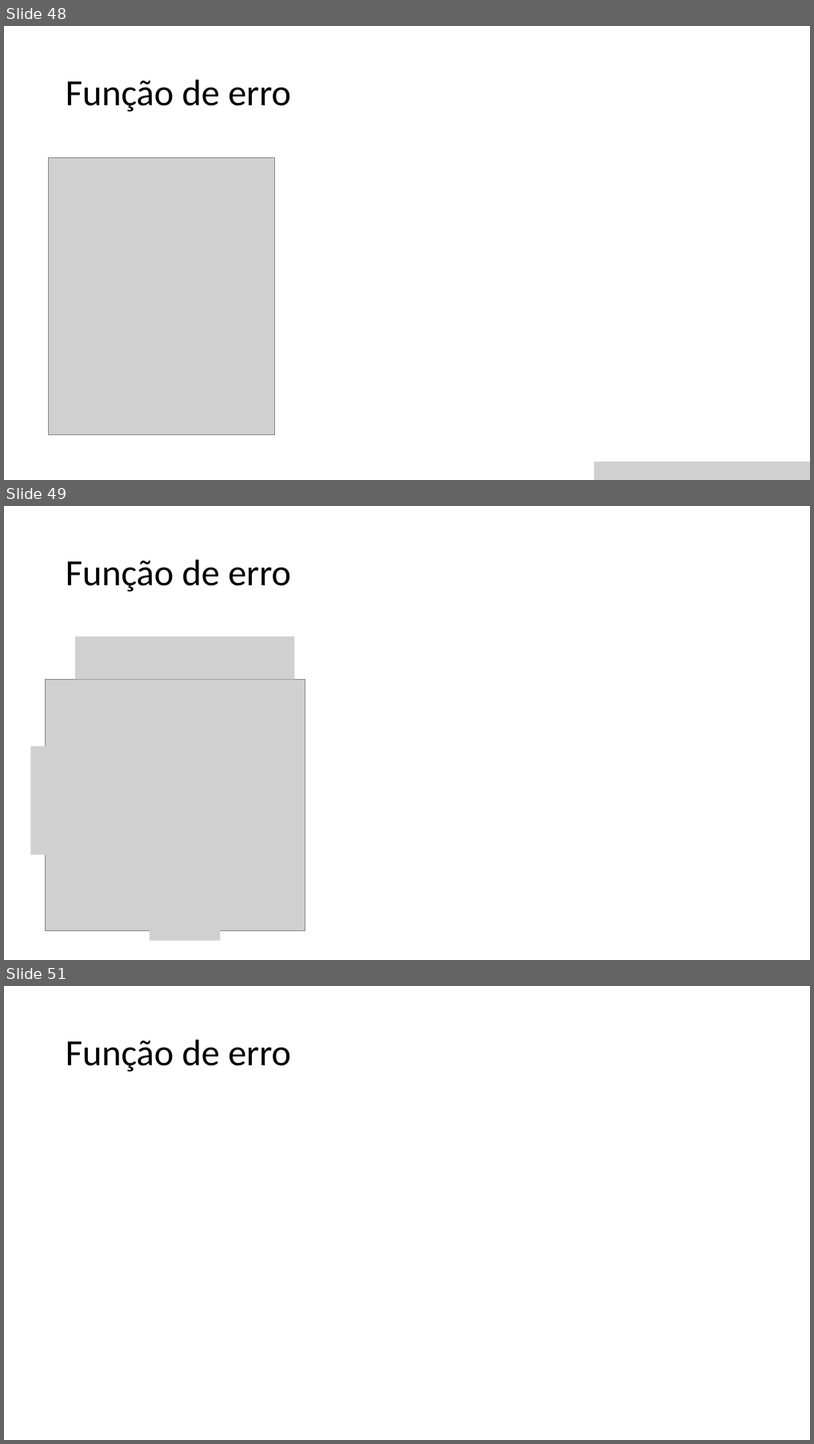
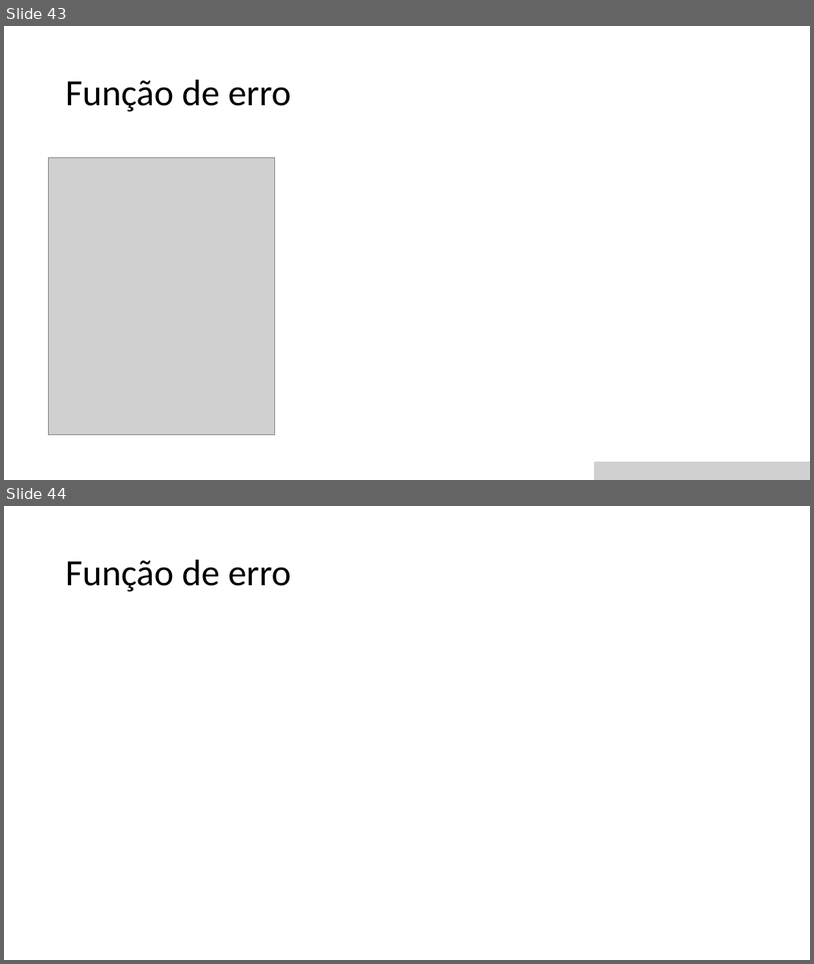
Before and after one commit to zz4fap/c24_inteligencia_artificial, a slide deck: slides/C24_Classificação.pptx. Shown one above the other, each under a label of ours: slides 48, 49 and 51 before the commit, slides 43 and 44 after it; the slides between them are not shown. The pictures are 814x1444 and 814x964 pixels, drawn with LibreOffice and Linux fonts; fonts in the diff are those of the drawing; grey boxes stand for pictures. Boxes give left, top, right and bottom in pixels: in the first picture for what was removed or moved away, otherwise in the second. Text is boxed around its words. In the diff, an @@ line names an element or a change of style, - is before the commit and + after.

```diff
--- a/slides/C24_Classificação.pptx
+++ b/slides/C24_Classificação.pptx
@@ slide 49 removed at [4,506,810,960], background #FFFFFF @@
@@ title removed at [66,560,291,592] @@
-Função de erro
@@ picture removed at [75,636,295,679] @@
@@ picture removed at [45,679,306,930] @@
@@ picture removed at [31,746,58,854] @@
@@ picture removed at [150,916,221,940] @@
@@ what was slide 48 is now slide 43 @@
@@ what was slide 51 is now slide 44 @@
```
Also in this commit, not shown: 2 slides changed, 6 slides added, 7 other slides removed.
